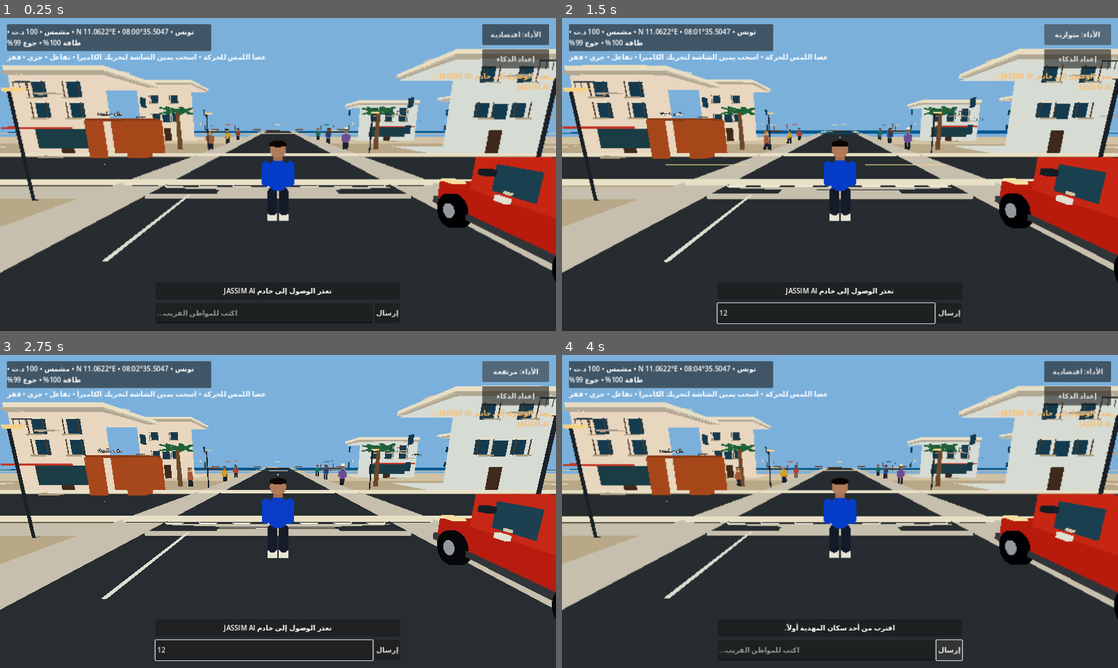
Above: before the commit, frames 1-4 (two rows, left to right).
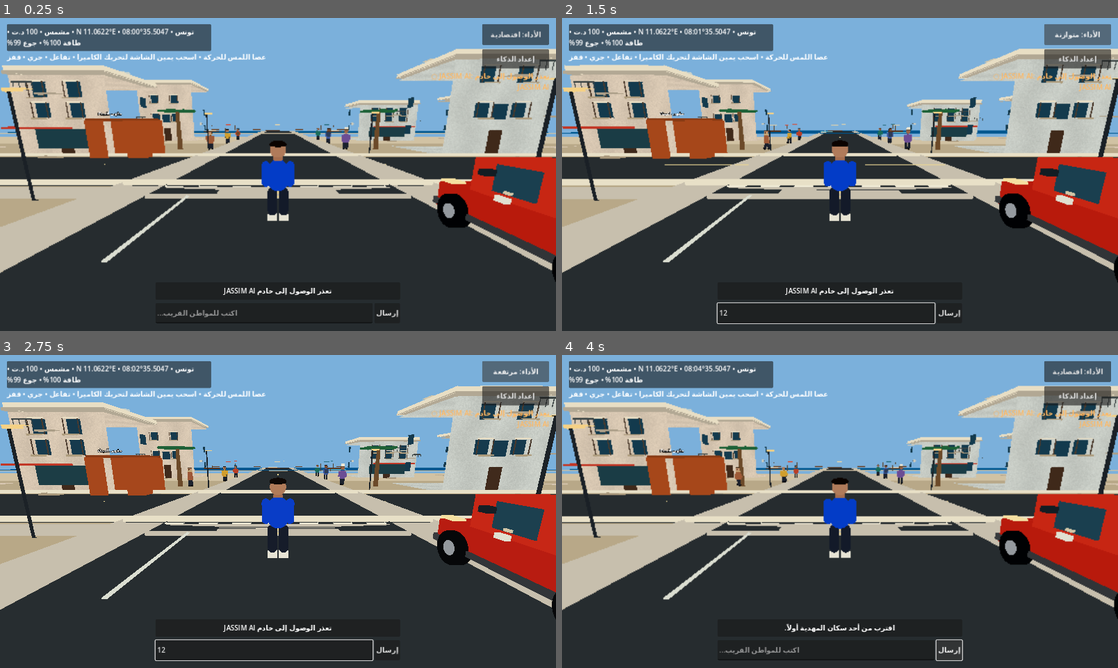
Above: after the commit, the same moments.

Repository: stevennpllk-crypto/REAL-LIFE-MAHDIA
Game: Godot game, scene res://scenes/Main.tscn
Two runs of this game, one before a commit and one after it. Both use one fixed random seed, a clock stepped at 60 frames per second and the inputs below.
Inputs (mouse positions are in pixels of both pictures, inside the frame that each line leads up to):
- Up to frame 1 (0.25 s): no input
- Up to frame 2 (1.5 s): click (828, 312) at 0.52 s; type "12" at 0.6 s; click "الأداء: اقتصادية" at 1.25 s
- Up to frame 3 (2.75 s): click "الأداء: متوازنة" at 2 s
- Up to frame 4 (4 s): click "الأداء: مرتفعة" at 2.75 s; click "إرسال" at 3.5 s

The runs differ from the first frame. In frame 1, 1.2% of the frame differs, in the area x 1-100%, y 13-79%; in frame 2, 1.2%; in frame 3, 1.6%, in the area x 2-100%, y 9-79%; in frame 4, 1.1%.

Commit message:
Add weathered plaster surfaces and organic palm fronds

Diff:
--- a/scripts/main.gd
+++ b/scripts/main.gd
@@ -73,14 +73,15 @@
 	return mat
 
 var rounded_mesh_cache: Dictionary = {}
+var plaster_texture: ImageTexture
 
 func _rounded_box_mesh(size: Vector3) -> ArrayMesh:
-	var key := "%0.2f_%0.2f_%0.2f" % [size.x, size.y, size.z]
+	var key := "%0.3f_%0.3f_%0.3f" % [size.x, size.y, size.z]
 	if rounded_mesh_cache.has(key):
 		return rounded_mesh_cache[key]
 	var half := size * 0.5
 	var bevel := minf(minf(size.x, minf(size.y, size.z)) * 0.12, 0.16)
-	bevel = maxf(0.015, bevel)
+	bevel = maxf(0.002, bevel)
 	var faces := [
 		[Vector3.RIGHT, Vector3.UP, Vector3.BACK],
 		[Vector3.LEFT, Vector3.UP, Vector3.FORWARD],
@@ -120,9 +121,10 @@
 				var p10: Array = grid[y][x + 1]
 				var p11: Array = grid[y + 1][x + 1]
 				var p01: Array = grid[y + 1][x]
-				for point in [p00, p10, p11, p00, p11, p01]:
-					surface.set_normal(point[1])
-					surface.add_vertex(point[0])
+				for point in [[p00, 0, 0], [p10, 1, 0], [p11, 1, 1], [p00, 0, 0], [p11, 1, 1], [p01, 0, 1]]:
+					surface.set_normal(point[0][1])
+					surface.set_uv(Vector2((float(x) + float(point[1])) / divisions, (float(y) + float(point[2])) / divisions))
+					surface.add_vertex(point[0][0])
 	var mesh := surface.commit()
 	rounded_mesh_cache[key] = mesh
 	return mesh
@@ -132,6 +134,32 @@
 	item.mesh = _rounded_box_mesh(size)
 	item.position = pos
 	item.material_override = _material(color)
+	parent.add_child(item)
+	return item
+
+func _plaster_material(color: Color) -> StandardMaterial3D:
+	if plaster_texture == null:
+		var image := Image.create(128, 128, false, Image.FORMAT_RGBA8)
+		for y in range(128):
+			for x in range(128):
+				var grain := randf_range(0.91, 1.0)
+				var stain := 0.96 + sin(float(x) * 0.11 + sin(float(y) * 0.07)) * 0.025
+				var value := clampf(grain * stain, 0.82, 1.0)
+				image.set_pixel(x, y, Color(value, value, value, 1.0))
+		plaster_texture = ImageTexture.create_from_image(image)
+	var material := StandardMaterial3D.new()
+	material.albedo_color = color
+	material.albedo_texture = plaster_texture
+	material.texture_filter = BaseMaterial3D.TEXTURE_FILTER_LINEAR
+	material.roughness = 1.0
+	material.shading_mode = BaseMaterial3D.SHADING_MODE_UNSHADED
+	return material
+
+func _plaster_box(parent: Node3D, size: Vector3, pos: Vector3, color: Color) -> MeshInstance3D:
+	var item := MeshInstance3D.new()
+	item.mesh = _rounded_box_mesh(size)
+	item.position = pos
+	item.material_override = _plaster_material(color)
 	parent.add_child(item)
 	return item
 
@@ -283,7 +311,7 @@
 	var trim_color := Color(0.91, 0.87, 0.77)
 	var frame_color := Color(0.29, 0.23, 0.18)
 
-	_box(building, size, Vector3(0, h * 0.5, 0), wall_color)
+	_plaster_box(building, size, Vector3(0, h * 0.5, 0), wall_color)
 	_box(building, Vector3(w + 0.32, 0.24, d + 0.32), Vector3(0, h + 0.12, 0), Color(0.70, 0.66, 0.58))
 	# Roof parapet gives flat Tunisian rooftops a recognisable silhouette.
 	for side in [-1.0, 1.0]:
@@ -360,12 +388,14 @@
 	for i in range(7):
 		var angle := TAU * float(i) / 7.0
 		var leaf := MeshInstance3D.new()
-		var leaf_mesh := BoxMesh.new()
-		leaf_mesh.size = Vector3(0.34, 0.12, 2.5)
+		var leaf_mesh := CapsuleMesh.new()
+		leaf_mesh.radius = 0.105
+		leaf_mesh.height = 2.75
 		leaf.mesh = leaf_mesh
 		leaf.position = pos + Vector3(cos(angle) * 0.85, 3.8, sin(angle) * 0.85)
+		leaf.rotation.x = PI * 0.5
 		leaf.rotation.y = -angle
-		leaf.rotation.x = -0.22
+		leaf.rotation.z = -0.22
 		leaf.material_override = _material(Color(0.13, 0.38, 0.22))
 		add_child(leaf)
 
